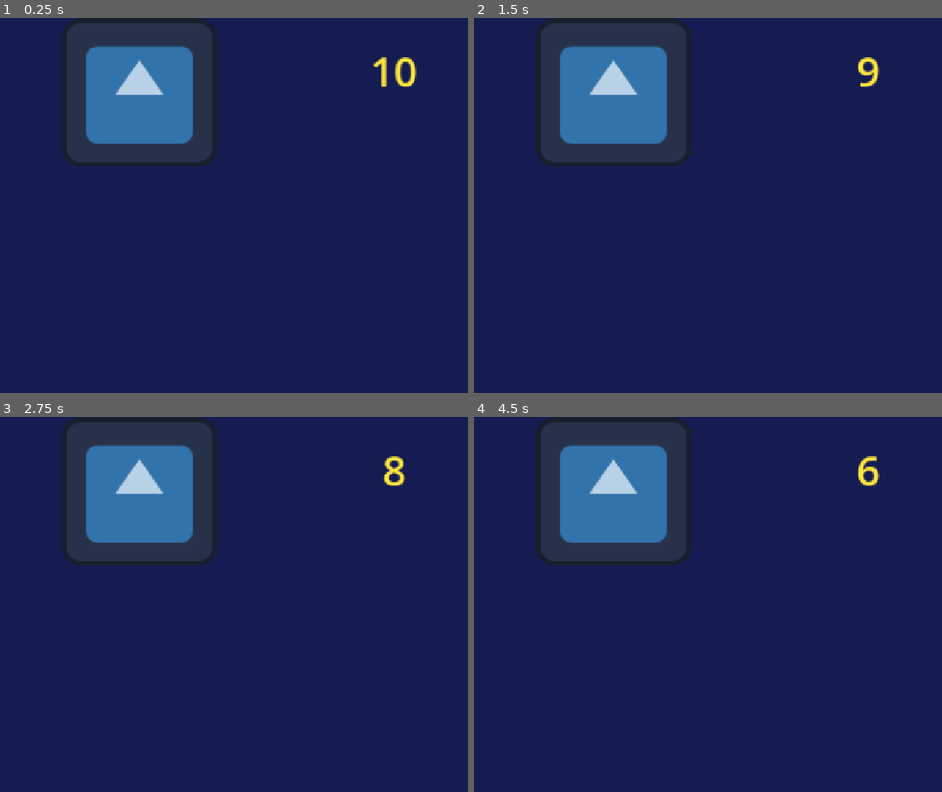
Above: before the commit, frames 1-4 (two rows, left to right).
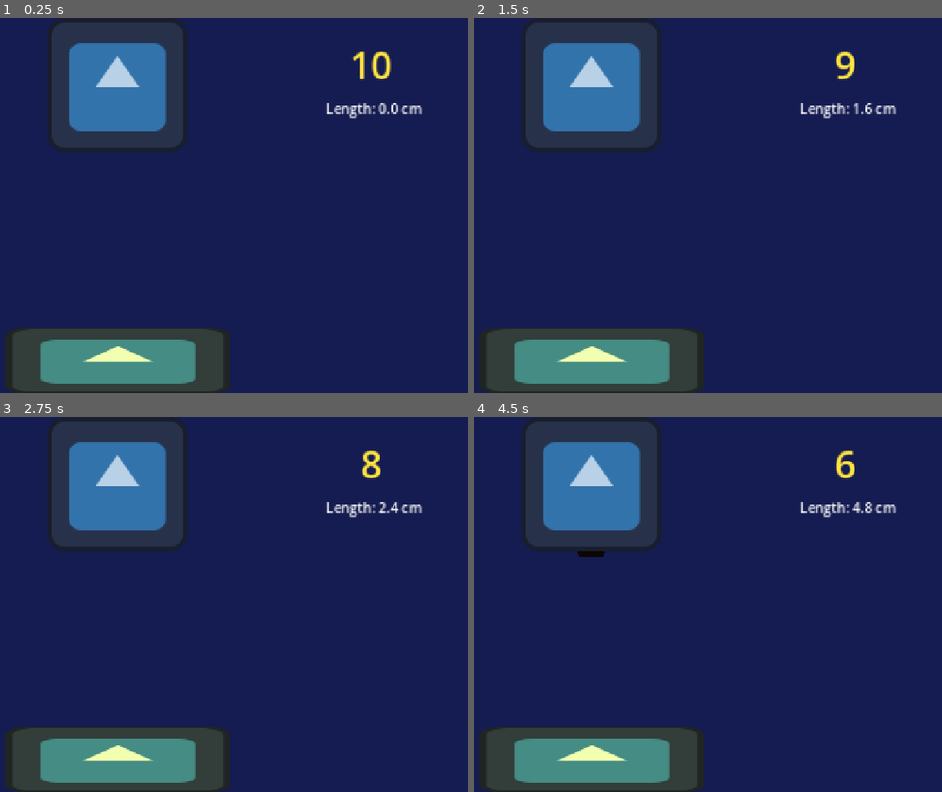
Above: after the commit, the same moments.

Repository: SaltedFishyy/GMTK-game-jam
Game: Godot game, scene res://scenes/toilet.tscn
Two runs of this game, one before a commit and one after it. Both use one fixed random seed, a clock stepped at 60 frames per second and the inputs below. The engine's default icon, where the game draws it, is replaced by a stand-in: a white triangle on a blue panel in a dark square.
Inputs (mouse positions are in pixels of both pictures, inside the frame that each line leads up to):
- Up to frame 1 (0.25 s): no input
- Up to frame 2 (1.5 s): tap Enter at 0.5 s; move the mouse to (759, 186) at 0.52 s; click (759, 186) at 0.67 s; tap Space at 1.25 s; move the mouse to (478, 224) at 1.27 s; click (478, 224) at 1.42 s
- Up to frame 3 (2.75 s): tap Enter at 2 s; move the mouse to (205, 522) at 2.02 s; click (205, 522) at 2.17 s
- Up to frame 4 (4.5 s): tap Space at 2.75, 4.25 s; move the mouse to (576, 679) at 2.77 s; click (576, 679) at 2.92 s; tap Enter at 3.5 s; move the mouse to (810, 660) at 3.52 s; click (810, 660) at 3.67 s; move the mouse to (outside the picture) at 4.27 s; click (outside the picture) at 4.42 s

The runs differ from the first frame. In frame 1, 15% of the frame differs, in the area x 1-91%, y 0-100%; in frame 2, 15%; in frame 3, 15%; in frame 4, 15%.

Commit message:
holding left button and the length

Diff:
--- a/gamejam/project.godot
+++ b/gamejam/project.godot
@@ -17,6 +17,8 @@
 
 [display]
 
+window/size/viewport_width=1280
+window/size/viewport_height=720
 window/stretch/mode="canvas_items"
 window/stretch/aspect="expand"
 
--- a/gamejam/scenes/poop.tscn
+++ b/gamejam/scenes/poop.tscn
@@ -1,10 +1,19 @@
-[gd_scene load_steps=2 format=3]
+[gd_scene load_steps=3 format=3 uid="uid://dq7570h5mjsx"]
 
-[ext_resource type="Texture2D" path="res://icon.svg" id="1_icon"]
+[ext_resource type="Texture2D" uid="uid://bumh5if4xovdf" path="res://icon.svg" id="1_icon"]
+[ext_resource type="Script" path="res://scripts/poop.gd" id="2_script"]
 
-[node name="Poop" type="Node2D"]
+[node name="Poop" type="Node2D" unique_id=2138993551]
+script = ExtResource("2_script")
 
-[node name="PlaceholderSprite" type="Sprite2D" parent="."]
+[node name="Poopholder" type="Sprite2D" parent="." unique_id=724245124]
+modulate = Color(0.35, 0.16, 0.06, 1)
+position = Vector2(0, -286.00003)
+scale = Vector2(0.4684375, 4.465781)
 texture = ExtResource("1_icon")
-scale = Vector2(0.28, 0.28)
-modulate = Color(0.35, 0.16, 0.06, 1)
+
+[node name="TopMarker" type="Marker2D" parent="."]
+position = Vector2(0, -571.81001)
+
+[node name="BottomMarker" type="Marker2D" parent="."]
+position = Vector2(0, -0.190046)
--- a/gamejam/scenes/toilet.tscn
+++ b/gamejam/scenes/toilet.tscn
@@ -7,22 +7,23 @@
 script = ExtResource("1_script")
 
 [node name="Background" type="ColorRect" parent="." unique_id=138344141]
-offset_right = 1152.0
-offset_bottom = 648.0
+offset_right = 1284.0
+offset_bottom = 720.0
 mouse_filter = 2
 color = Color(0.08316342, 0.108901225, 0.31615886, 1)
 
-[node name="ToiletPlaceholder" type="Sprite2D" parent="." unique_id=1973851698]
+[node name="ButtPlaceholder" type="Sprite2D" parent="." unique_id=1973851698]
 modulate = Color(0.72, 0.82, 0.9, 1)
-position = Vector2(578, 129)
+z_index = 1
+position = Vector2(600, 129)
 scale = Vector2(2.104, 2)
 texture = ExtResource("2_icon")
 
 [node name="CountdownLabel" type="Label" parent="." unique_id=1786922944]
-offset_left = 960.99994
-offset_top = 38.0
-offset_right = 1038.0
-offset_bottom = 109.0
+offset_left = 1030.0
+offset_top = 37.0
+offset_right = 1107.0
+offset_bottom = 108.0
 scale = Vector2(1.495, 1.495)
 theme_override_colors/font_color = Color(1, 0.9, 0.25, 1)
 theme_override_font_sizes/font_size = 48
@@ -31,11 +32,27 @@
 vertical_alignment = 1
 
 [node name="PoopSpawnMarker" type="Marker2D" parent="." unique_id=956465810]
-position = Vector2(584, 271)
+position = Vector2(600, 220)
 
 [node name="PoopEndMarker" type="Marker2D" parent="." unique_id=476832437]
-position = Vector2(586, 539)
+position = Vector2(600, 611)
+gizmo_extents = 0.0
 
 [node name="CountdownTimer" type="Timer" parent="." unique_id=866625543]
 
+[node name="LengthLabel" type="Label" parent="." unique_id=1623993704]
+offset_left = 1000.0
+offset_top = 154.99998
+offset_right = 1116.0
+offset_bottom = 180.99998
+scale = Vector2(1.635, 1.635)
+text = "Length: 0.0 cm"
+
+[node name="ToiletPlaceholder" type="Sprite2D" parent="." unique_id=1640241803]
+modulate = Color(0.95179313, 1, 0.69071525, 1)
+z_index = 1
+position = Vector2(601, 658)
+scale = Vector2(3.3828125, 1)
+texture = ExtResource("2_icon")
+
 [connection signal="timeout" from="CountdownTimer" to="." method="_on_countdown_timer_timeout"]
--- /dev/null
+++ b/gamejam/scripts/poop.gd
@@ -0,0 +1,52 @@
+class_name Poop
+extends Node2D
+
+@export_range(0.1, 100.0, 0.1, "suffix:px/cm") var pixels_per_cm: float = 10.0
+
+@onready var top_marker: Marker2D = $TopMarker
+@onready var bottom_marker: Marker2D = $BottomMarker
+
+var initial_bottom_y: float = 0.0
+var target_global_position: Vector2
+var is_initialized: bool = false
+var reached_end: bool = false
+
+
+# 将底部 Marker 对齐出生点，并记录长度起点和根节点终点。
+func initialize(spawn_position: Vector2, end_position: Vector2) -> void:
+	global_position += spawn_position - bottom_marker.global_position
+	initial_bottom_y = bottom_marker.global_position.y
+	target_global_position = global_position + end_position - top_marker.global_position
+	reached_end = global_position == target_global_position
+	is_initialized = true
+
+
+# 让整个 Poop 根节点以指定速度向终点移动。
+func move_forward(delta: float, move_speed: float) -> void:
+	if not is_initialized or reached_end:
+		return
+
+	global_position = global_position.move_toward(
+		target_global_position,
+		maxf(move_speed, 0.0) * delta
+	)
+
+	if global_position == target_global_position:
+		reached_end = true
+
+
+# 根据 BottomMarker 从初始位置向下移动的距离计算当前长度。
+func get_length_cm() -> float:
+	if not is_initialized or is_zero_approx(pixels_per_cm):
+		return 0.0
+
+	var moved_pixels: float = maxf(
+		bottom_marker.global_position.y - initial_bottom_y,
+		0.0
+	)
+	return moved_pixels / pixels_per_cm
+
+
+# 返回 Poop 是否已经准确到达终点。
+func has_reached_end() -> bool:
+	return reached_end
--- a/gamejam/scripts/toilet.gd
+++ b/gamejam/scripts/toilet.gd
@@ -1,41 +1,84 @@
 extends Node2D
 
 const POOP_SCENE: PackedScene = preload("res://scenes/poop.tscn")
+const PoopScript = preload("res://scripts/poop.gd")
 const STARTING_SECONDS: int = 10
 
+@export_range(1.0, 1000.0, 1.0, "suffix:px/s") var poop_move_speed: float = 120.0
+
 @onready var countdown_label: Label = $CountdownLabel
+@onready var length_label: Label = $LengthLabel
 @onready var countdown_timer: Timer = $CountdownTimer
 @onready var poop_spawn_marker: Marker2D = $PoopSpawnMarker
 @onready var poop_end_marker: Marker2D = $PoopEndMarker
 
 var seconds_remaining: int = STARTING_SECONDS
 var has_spawned_poop: bool = false
+var is_round_active: bool = true
+var final_length_cm: float = 0.0
+var poop_instance: PoopScript
 
 
+# 初始化倒计时、长度显示、Poop 和本轮计时。
 func _ready() -> void:
 	_update_countdown_label()
+	_spawn_poop()
+	_update_length_label()
 	countdown_timer.start()
 
 
+# 检查左键输入，并通过 Poop 接口控制移动和长度显示。
+func _process(delta: float) -> void:
+	if not is_round_active or not is_instance_valid(poop_instance):
+		return
+
+	if Input.is_mouse_button_pressed(MOUSE_BUTTON_LEFT):
+		poop_instance.move_forward(delta, poop_move_speed)
+
+	_update_length_label()
+
+
+# 每秒减少剩余时间，并在倒计时结束时保存最终长度。
 func _on_countdown_timer_timeout() -> void:
-	seconds_remaining -= 1
+	seconds_remaining = maxi(seconds_remaining - 1, 0)
 	_update_countdown_label()
 
 	if seconds_remaining <= 0:
-		_spawn_poop()
+		_end_round()
 
 
+# 将当前剩余秒数更新到倒计时标签。
 func _update_countdown_label() -> void:
 	countdown_label.text = str(seconds_remaining)
 
 
+# 更新当前长度或本轮最终长度的文字。
+func _update_length_label(show_final_length: bool = false) -> void:
+	if show_final_length:
+		length_label.text = "Final Length: %.1f cm" % final_length_cm
+	elif is_instance_valid(poop_instance):
+		length_label.text = "Length: %.1f cm" % poop_instance.get_length_cm()
+	else:
+		length_label.text = "Length: 0.0 cm"
+
+
+# 生成一次 Poop，并交给它完成起点对齐和终点计算。
 func _spawn_poop() -> void:
 	if has_spawned_poop:
 		return
 
 	has_spawned_poop = true
+	poop_instance = POOP_SCENE.instantiate() as PoopScript
+	add_child(poop_instance)
+	poop_instance.initialize(
+		poop_spawn_marker.global_position,
+		poop_end_marker.global_position
+	)
+
+
+# 保存最终长度，停止计时器并永久结束本轮移动。
+func _end_round() -> void:
+	final_length_cm = poop_instance.get_length_cm()
+	is_round_active = false
 	countdown_timer.stop()
-
-	var poop: Node2D = POOP_SCENE.instantiate()
-	add_child(poop)
-	poop.global_position = poop_spawn_marker.global_position
+	_update_length_label(true)
Not shown, added: gamejam/scripts/poop.gd.uid
Not shown, changed: gamejam/.gitignore
